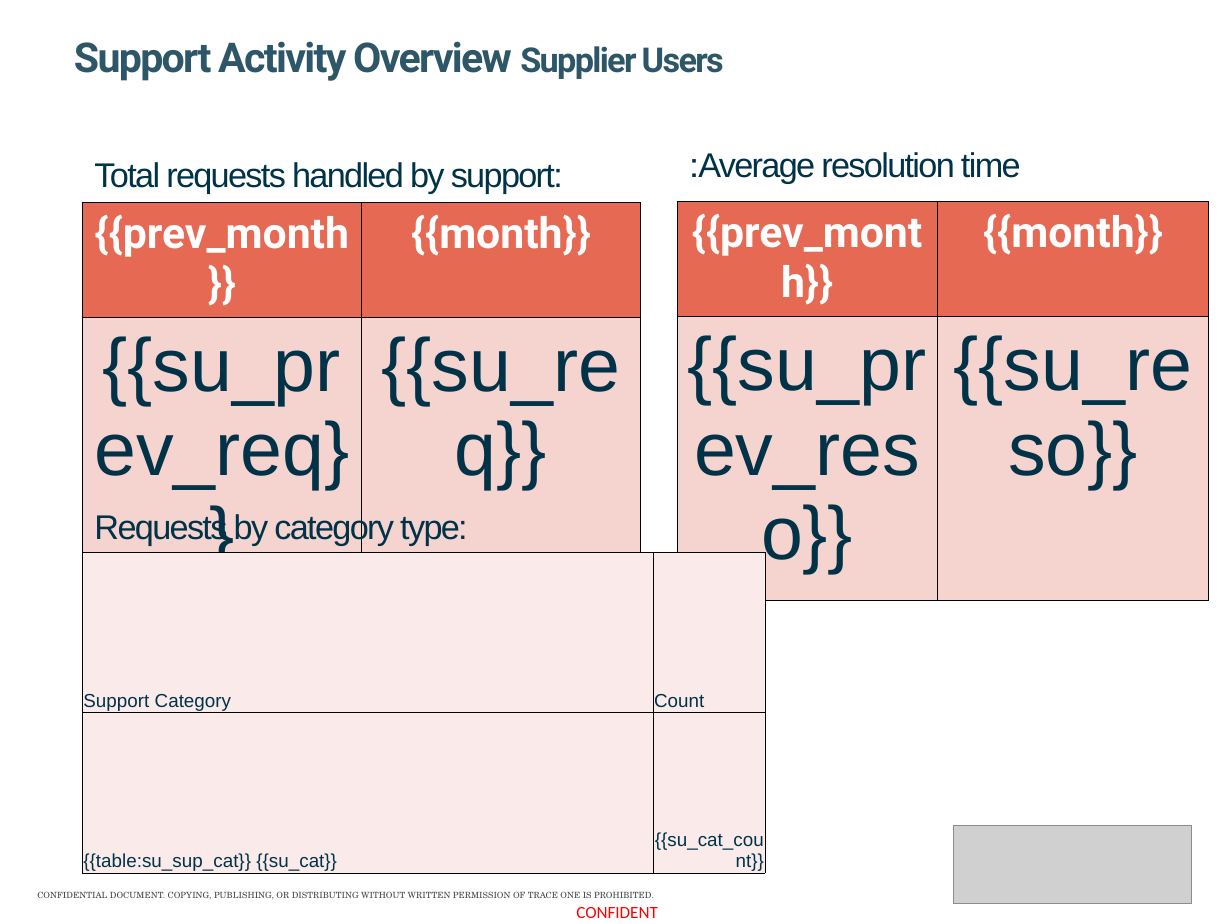
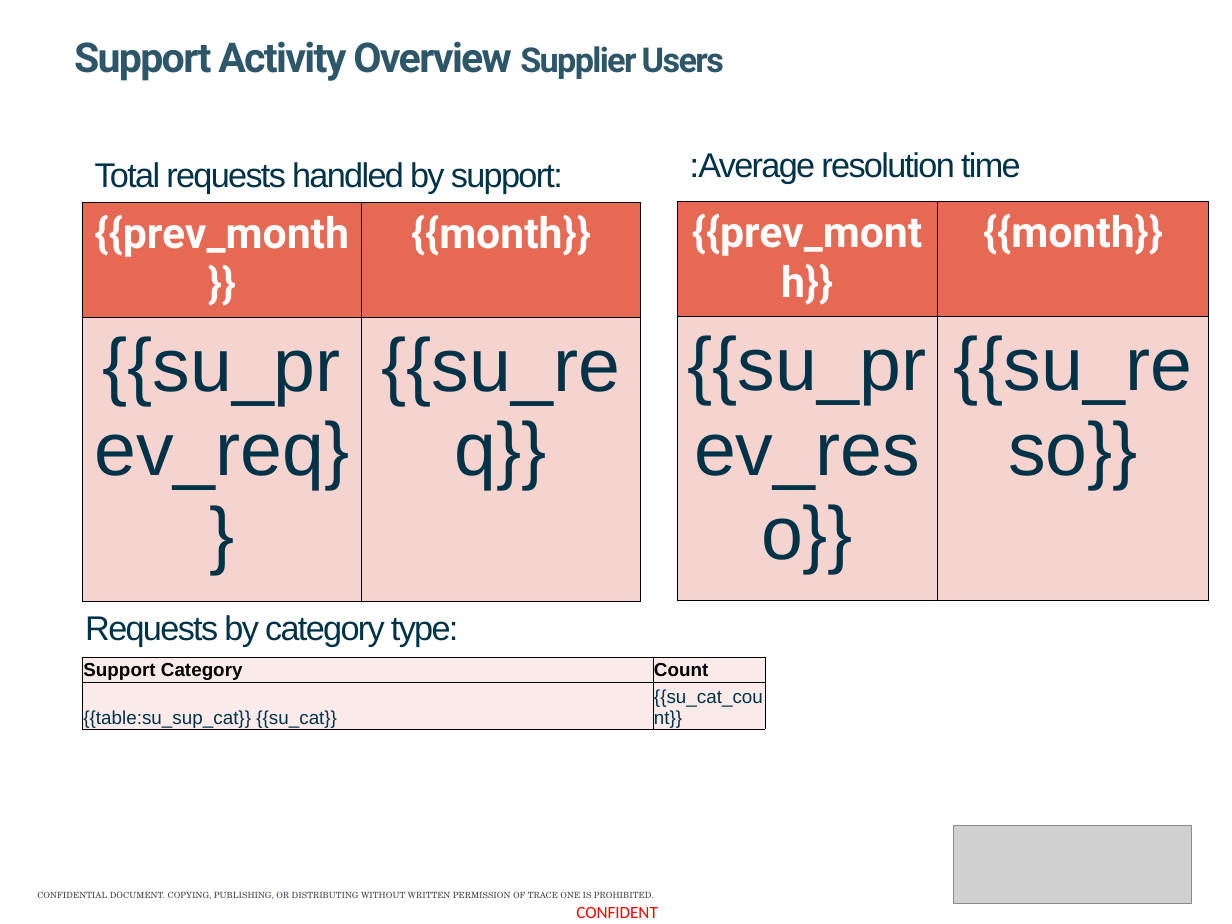
Before and after one commit to nookworth/cs-reporter, a slide deck: slide 6 of templates/report_template.pptx. Drawn at 1232x924 pixels with LibreOffice and Linux fonts; fonts in the diff are those of the drawing; grey boxes stand for pictures. Boxes give left, top, right and bottom in pixels: in the first picture for what was removed or moved away, otherwise in the second. Text is boxed around its words. In the diff, an @@ line names an element or a change of style, - is before the commit and + after.

```diff
--- a/templates/report_template.pptx
+++ b/templates/report_template.pptx
@@ text "Requests by category type:": place and size @@
-text "Requests by category type:" at (94,512,467,546)
+text "Requests by category type:" at (85,615,458,647)
@@ table at (83,657,765,732) @@
@@ text colour #003248 to #000000, bold on in "Support Category", "Count" @@
@@ alignment right to left @@
@@ table: place and size @@
-table at (83,552,765,875)
+table at (83,657,765,732)
```
Also in this commit, not shown: 2 other slides changed, 5 other files.
